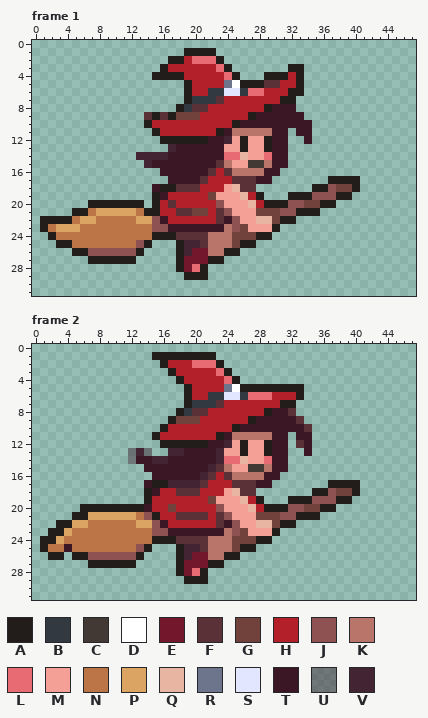
Pixel-art file, stored at data/img/brunette-fly.aseprite. Above is the file before it was changed.
48x32 pixels, 2 frames. Shown: frame 1, frame 2.
Palette (. is transparent): A #221c1a  B #333941  C #423934  D #ffffff  E #73172d  F #5b3138  G #71413b  H #b4202a  J #8e5252  K #ba756a  L #e86a73  M #f5a097  N #bb7547  P #dba463  Q #e9b5a3  R #6d758d  S #e3e6ff  T #3b1725  U #42243375  V #422433
Now the later version:
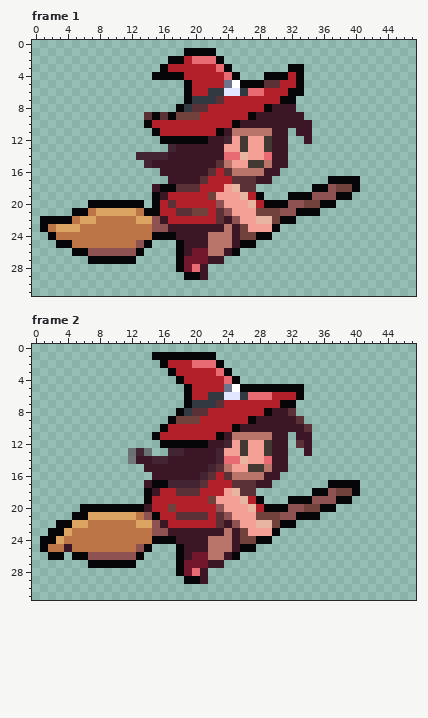
The edit:
{"colour":"A","old":"#221c1a","new":"#060608"}
{"where": "frame 1, layer \"Layer 2 Copy\""}
{"frame":1,"y":12,"x":26,"old":"A","new":"C"}
{"frame":1,"y":12,"x":29,"old":"A","new":"C"}
{"frame":1,"y":13,"x":26,"old":"A","new":"C"}
{"frame":1,"y":13,"x":29,"old":"A","new":"C"}
{"frame":1,"y":23,"x":25,"old":"J","new":"T"}
{"frame":1,"y":24,"x":18,"old":"FFFF","new":"TTTT"}
{"frame":1,"y":24,"x":25,"old":"G","new":"T"}
{"frame":1,"y":25,"x":19,"old":"VVF","new":"TTT"}
{"frame":1,"y":25,"x":25,"old":"G","new":"T"}
{"frame":1,"y":26,"x":19,"old":"V","new":"T"}
{"frame":1,"y":26,"x":24,"old":"A","new":"T"}
{"frame":1,"y":27,"x":22,"old":"AA","new":"TT"}
{"frame":1,"y":28,"x":21,"old":"A","new":"T"}
{"frame":1,"y":29,"x":21,"old":"A","new":"T"}
{"where": "frame 2, layer \"Layer 2 Copy\""}
{"frame":2,"y":12,"x":26,"old":"A","new":"C"}
{"frame":2,"y":12,"x":29,"old":"A","new":"C"}
{"frame":2,"y":13,"x":26,"old":"A","new":"C"}
{"frame":2,"y":13,"x":29,"old":"A","new":"C"}
{"frame":2,"y":23,"x":25,"old":"J","new":"T"}
{"frame":2,"y":24,"x":18,"old":"FFFF","new":"TTTT"}
{"frame":2,"y":24,"x":25,"old":"G","new":"T"}
{"frame":2,"y":25,"x":19,"old":"VVF","new":"TTT"}
{"frame":2,"y":25,"x":25,"old":"G","new":"T"}
{"frame":2,"y":26,"x":19,"old":"V","new":"T"}
{"frame":2,"y":26,"x":24,"old":"A","new":"T"}
{"frame":2,"y":27,"x":22,"old":"AA","new":"TT"}
{"frame":2,"y":28,"x":21,"old":"A","new":"T"}
{"frame":2,"y":29,"x":21,"old":"A","new":"T"}
{"label":"changed","picture_box":[144,48,304,152]}
{"label":"changed","picture_box":[40,176,360,280]}
{"label":"changed","picture_box":[40,352,360,584]}
